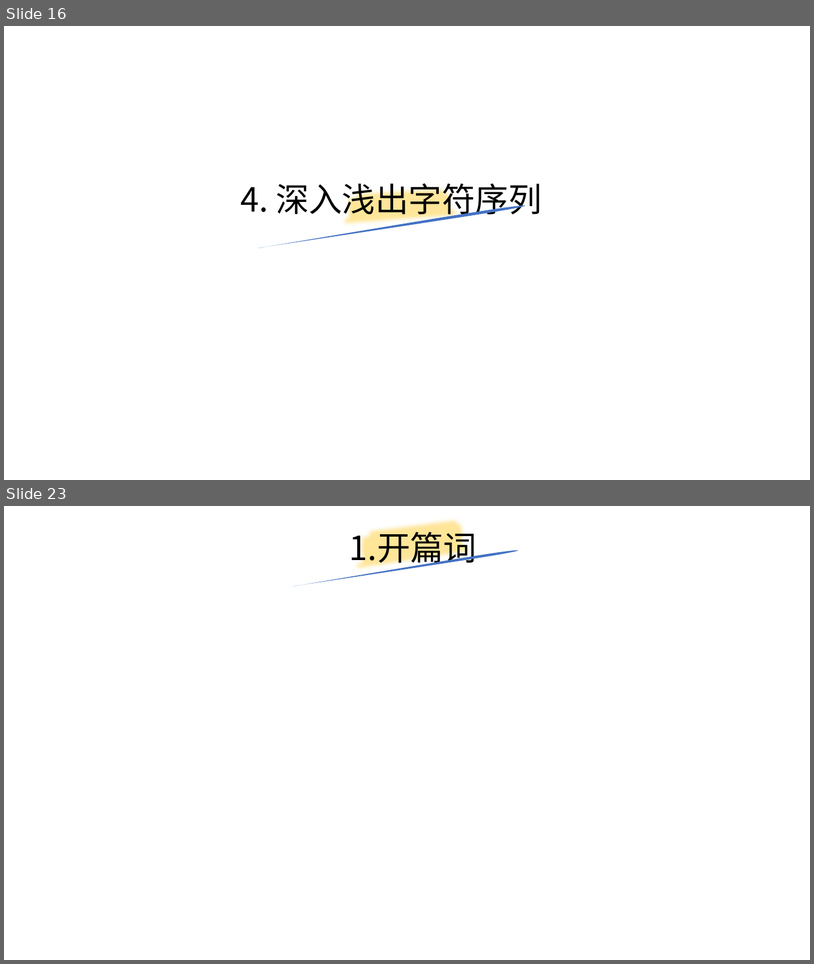
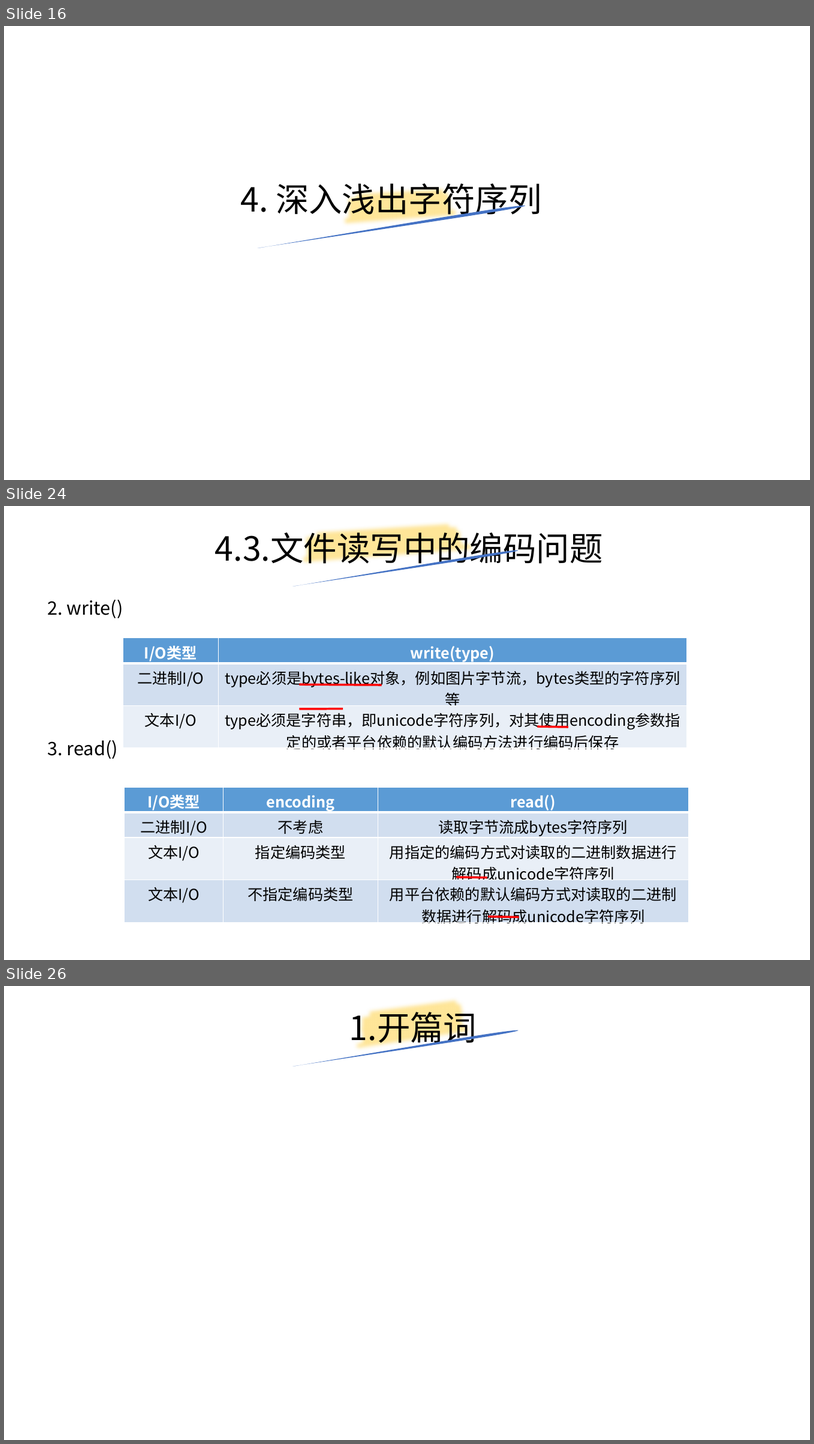
Before and after one commit to yiwenliu/CorePython, a slide deck: PPT/CorePython.pptx. Shown one above the other, each under a label of ours: slides 16 and 23 before the commit, slides 16, 24 and 26 after it; the slides between them are not shown. The pictures are 814x964 and 814x1444 pixels, drawn with LibreOffice and Linux fonts; fonts in the diff are those of the drawing. Boxes give left, top, right and bottom in pixels: in the first picture for what was removed or moved away, otherwise in the second. Text is boxed around its words. In the diff, an @@ line names an element or a change of style, - is before the commit and + after.

```diff
--- a/PPT/CorePython.pptx
+++ b/PPT/CorePython.pptx
@@ slide 24 added at [4,506,810,960], background #FFFFFF @@
@@ freeform shape added at [299,514,477,574], outline #FFE699 16 pt @@
@@ title added at [215,527,603,569], 39.6 pt, text #000000 @@
+4.3.文件读写中的编码问题
@@ freeform shape added at [292,549,519,586], fill #4472C4 @@
@@ text added at [47,600,123,618], 22 pt, text #000000 @@
+2. write()
@@ table added at [123,638,688,732], 3 rows, 2 columns @@
+I/O类型 | write(type)
+二进制I/O | type必须是bytes-like对象，例如图片字节流，bytes类型的字符序列等
+文本I/O | type必须是字符串，即unicode字符序列，对其使用encoding参数指定的或者平台依赖的默认编码方法进行编码后保存
@@ line added from (299, 684) to (382, 685), #FF0000 2.5 pt @@
@@ line added from (299, 709) to (344, 709), #FF0000 2.5 pt @@
@@ line added from (537, 726) to (569, 727), #FF0000 2.5 pt @@
@@ text added at [47,740,118,759], 22 pt, text #000000 @@
+3. read()
@@ table added at [125,787,689,928], 4 rows, 3 columns @@
+I/O类型 | encoding | read()
+二进制I/O | 不考虑 | 读取字节流成bytes字符序列
+文本I/O | 指定编码类型 | 用指定的编码方式对读取的二进制数据进行解码成unicode字符序列
+文本I/O | 不指定编码类型 | 用平台依赖的默认编码方式对读取的二进制数据进行解码成unicode字符序列
@@ line added from (456, 877) to (488, 877), #FF0000 2.5 pt @@
@@ line added from (489, 916) to (519, 917), #FF0000 2.5 pt @@
@@ what was slide 23 is now slide 26 @@
```
Also in this commit, not shown: 5 slides changed, 3 other slides added, 1 slide removed, 1 other file.
